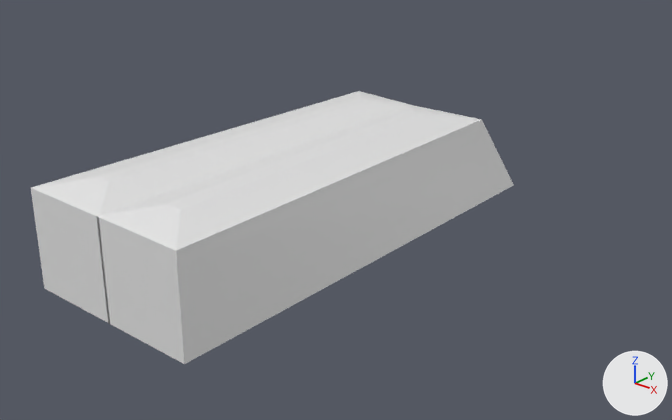
One commit to the Blender file assets/untitled.blend: the scene before it, then after it.
Both versions are drawn from a 50 mm camera at (12.52, -11.65, 7.41) aimed at (0.68, 1.97, -0.21). Arrows for +X, +Y and +Z are at lower right; the lights stay in place.

Script lines for the objects in view, before the commit:
```python
me_cube = bpy.data.meshes.new('Cube')
me_cube.from_pydata(...)  # 28 vertices, 22 faces; spans x -0.27..2.04, y -3.32..7.38, z -1.06..1.25
me_cube.materials.append(mat_material)  # white #e7e7e7
ob_cube = bpy.data.objects.new('Cube', me_cube)
ob_cube.location = (-0.04, -0.04, 0.09)
_m = ob_cube.modifiers.new('Mirror', 'MIRROR')
```
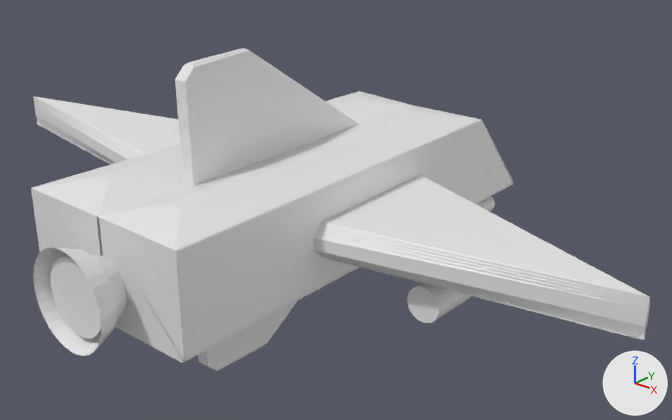
The edits, one by one:
Mesh me_cylinder_001 is new.
It has 160 vertices, 100 faces and spans x 2.318..3.131, y -3.784..-2.372, z -5.515..-4.056.
Mesh me_cylinder is new.
It has 160 vertices, 100 faces and spans x 6.67..7.99, y -1.23..1.05, z -12.58..-10.23.
Mesh me_cone is new.
It has 97 vertices, 65 faces and spans x -1.0..1.0, y -1.0..1.0, z -1.0..1.0.
Mesh me_cube_003 is new.
It has 62 vertices, 45 faces and spans x -6.44..-5.98, y -8.81..-3.41, z -0.65..1.97.
Mesh me_cube_001 is new.
It has 48 vertices, 26 faces and spans x 1.88..8.09, y 2.2..5.85, z -1.3..-0.14.
Object 'Cylinder.001' (ob_cylinder_001) is new; it shows me_cylinder_001.
Its location is (0.01, 9.22, -2.14).
Its rotation in degrees is (285, 0, 0).
Its scale is (0.536, 0.536, 0.536).
It gains a MIRROR modifier named 'Mirror'.
Object 'Cylinder' (ob_cylinder) is new; it shows me_cylinder.
Its location is (0.03, 7.03, 0.94).
Its rotation in degrees is (285, 0, 0).
Its scale is (0.536, 0.536, 0.536).
It gains a MIRROR modifier named 'Mirror'.
Object 'Cone' (ob_cone) is new; it shows me_cone.
Its location is (0.02, -3.21, -0.13).
Its rotation in degrees is (269, 0, 0).
Its scale is (0.967, 0.967, 0.967).
Object 'TWing' (ob_twing) is new; it shows me_cube_003.
Its location is (6.23, 7.35, 1.49).
Object 'BWing' (ob_bwing) is new; it shows a copy of me_cube_003.
Its location is (-6.27, 7.54, -1.24).
Its rotation in degrees is (0, -181, 0).
Object 'SWings' (ob_swings) is new; it shows me_cube_001.
Its location is (-0.04, -2.33, 1.05).
It gains a MIRROR modifier named 'Mirror'.

Where the change shows, as pixel boxes [x1, y1, x2, y2] in the pictures (672 x 420 px):
'SWings', added: after [33, 96, 650, 340]
'TWing', added: after [175, 48, 359, 186]
'Cone', added: after [33, 248, 127, 356]
'BWing', added: after [198, 301, 297, 371]
'Cylinder', added: after [407, 283, 471, 323]
'Cylinder.001', added: after [476, 196, 495, 211]
